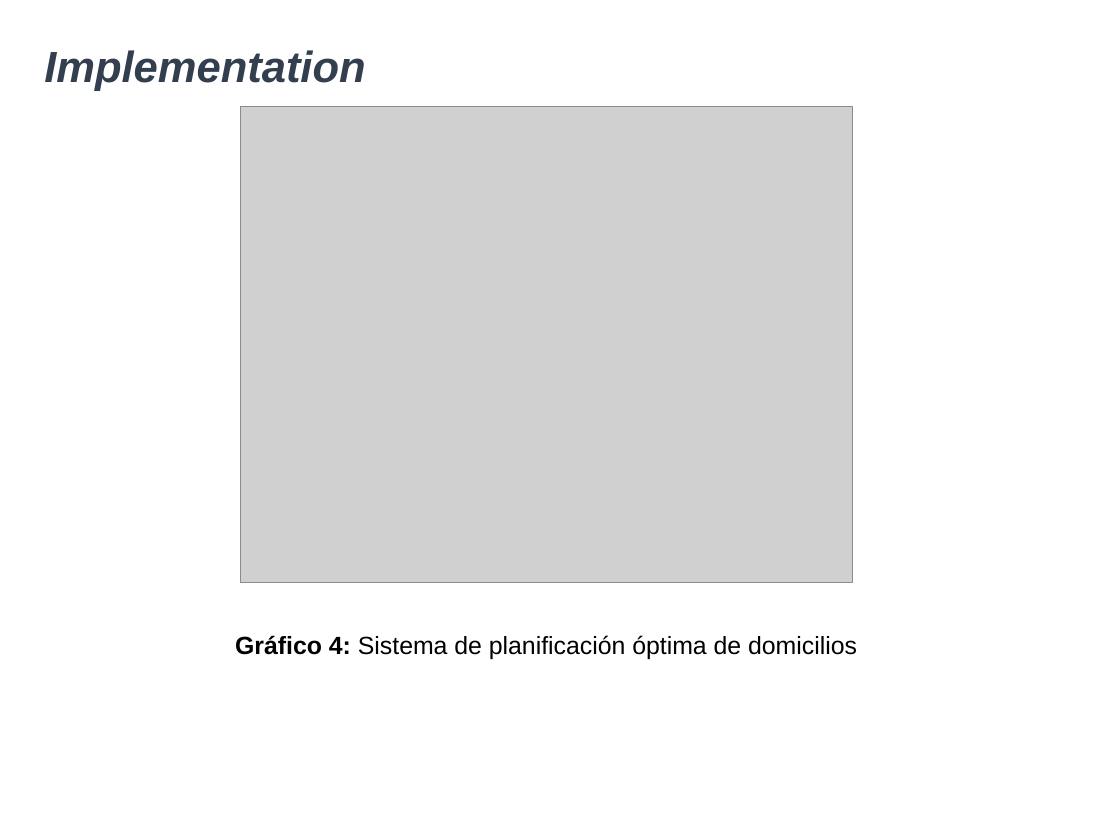
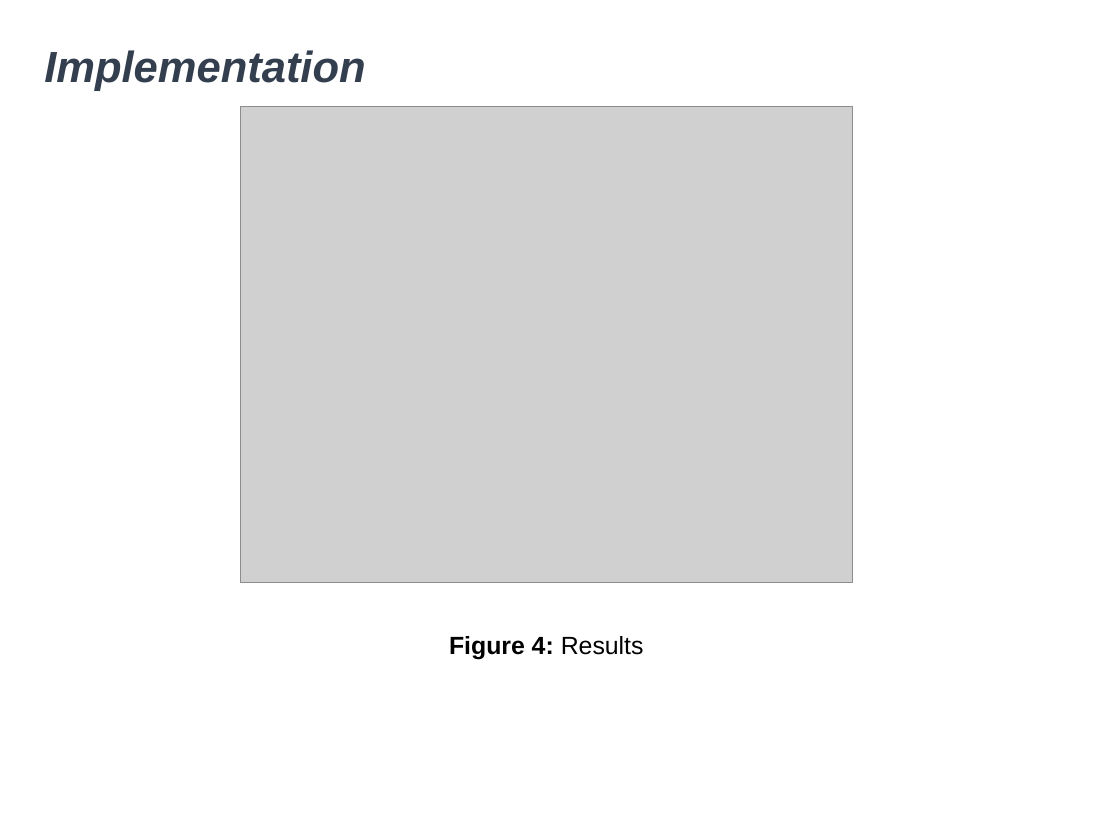
Before and after one commit to lbzuluagag/ST0245-032, a slide deck: slide 8 of proyecto/DatosProyecto.pptx (slide 9 before the commit). Drawn at 1120x840 pixels with LibreOffice and Linux fonts; fonts in the diff are those of the drawing; grey boxes stand for pictures; background and template pictures are left out. Boxes give left, top, right and bottom in pixels: in the first picture for what was removed or moved away, otherwise in the second. Text is boxed around its words. In the diff, an @@ line names an element or a change of style, - is before the commit and + after.

```diff
--- a/proyecto/DatosProyecto.pptx
+++ b/proyecto/DatosProyecto.pptx
@@ text at (449, 636, 644, 660): text changed; bold on @@
-Gráfico 4: Sistema de planificación óptima de domicilios
+Figure 4: Results
```
Also in this commit, not shown: 3 other slides changed, 1 slide removed, 1 other file.
